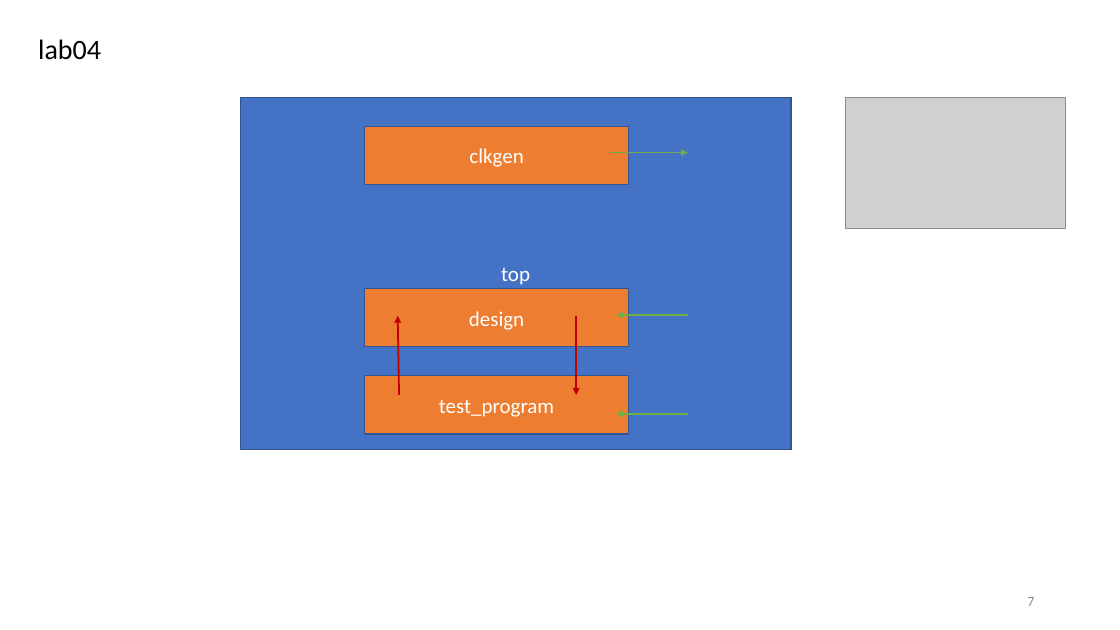
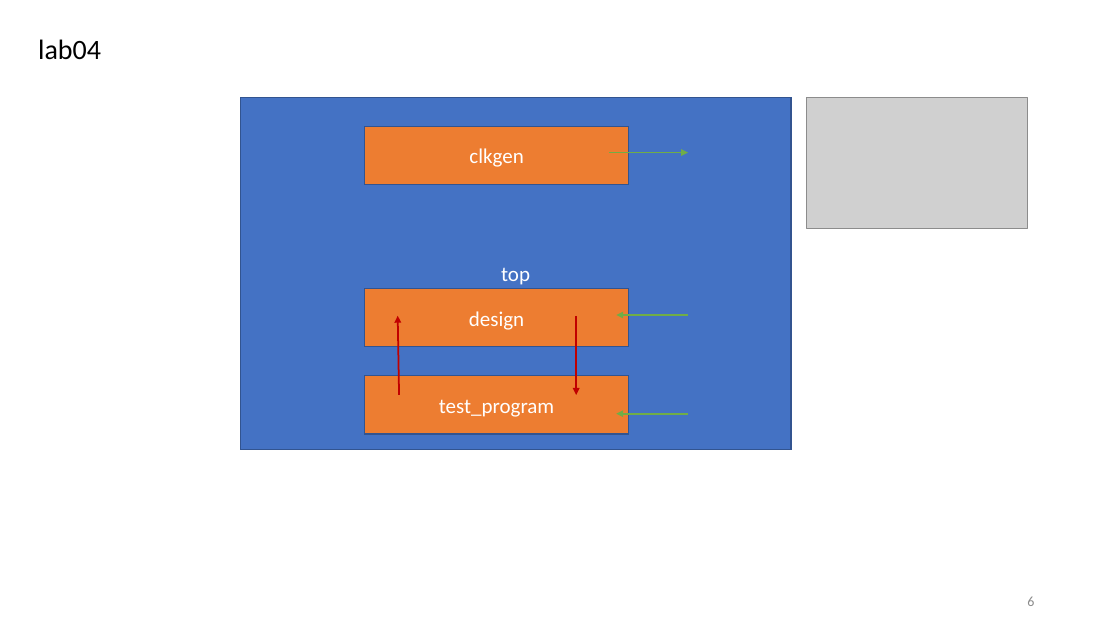
Before and after one commit to r06942072/study_sv, a slide deck: slide 6 of note.pptx (slide 7 before the commit). Drawn at 1120x630 pixels with LibreOffice and Linux fonts; fonts in the diff are those of the drawing; grey boxes stand for pictures. Boxes give left, top, right and bottom in pixels: in the first picture for what was removed or moved away, otherwise in the second. Text is boxed around its words. In the diff, an @@ line names an element or a change of style, - is before the commit and + after.

```diff
--- a/note.pptx
+++ b/note.pptx
@@ picture: place and size @@
-picture at <box>845,97,1065,229</box>
+picture at <box>807,97,1028,229</box>
@@ page number at <box>1027,597,1034,606</box>: text changed @@
-7
+6
```
Also in this commit, not shown: 1 other slide changed, 1 slide removed, 12 other files.
